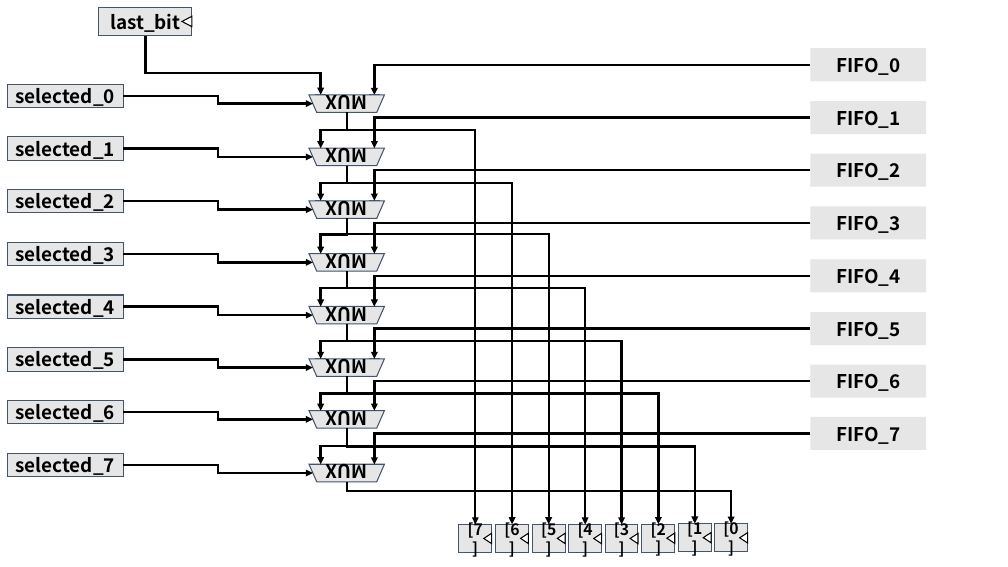
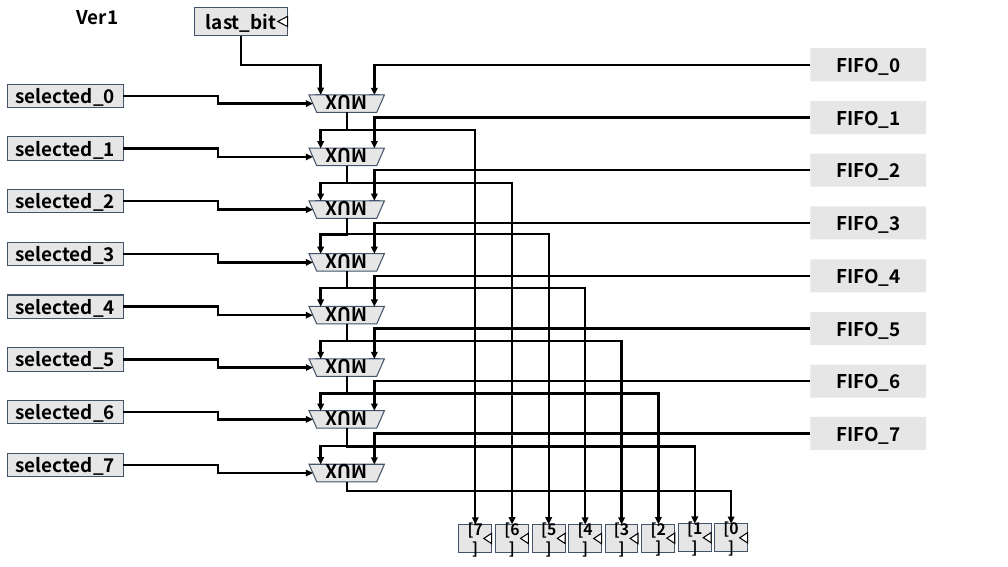
Before and after one commit to snu-quiqcl/RFSoC, a slide deck: slide 31 of Documents/PPT/RFSoC_Design_V1_1.pptx. Drawn at 1008x567 pixels with LibreOffice and Linux fonts; fonts in the diff are those of the drawing. Boxes give left, top, right and bottom in pixels: in the first picture for what was removed or moved away, otherwise in the second. Text is boxed around its words. In the diff, an @@ line names an element or a change of style, - is before the commit and + after.

```diff
--- a/Documents/PPT/RFSoC_Design_V1_1.pptx
+++ b/Documents/PPT/RFSoC_Design_V1_1.pptx
@@ text added at [77, 10, 119, 25], 18 pt, text #000000, bold @@
+Ver1
@@ rectangle "last_bit": place and size @@
-rectangle "last_bit" at [99, 8, 192, 36]
+rectangle "last_bit" at [195, 8, 288, 36]
@@ triangle: place and size @@
-triangle at [182, 16, 192, 27]
+triangle at [278, 16, 288, 27]
@@ elbow arrow moved from (145, 36) - (321, 95) to (241, 36) - (321, 95) @@
```
Also in this commit, not shown: 2 slides added, 6 other files.
